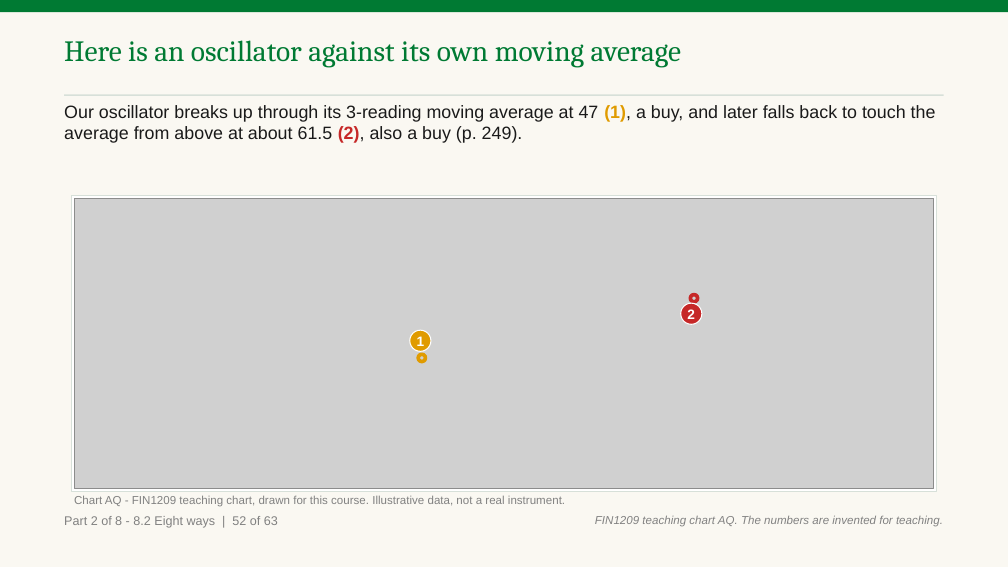
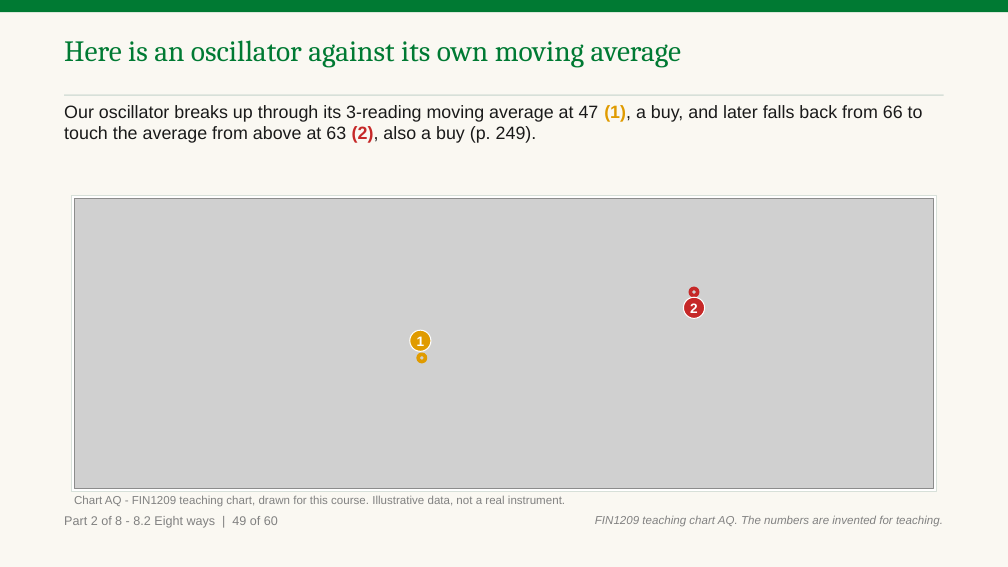
Before and after one commit to benjiesotelo-sudo/Telos_FIN1209, a slide deck: slide 107 of chapter-08/FIN1209-Chapter-08-Student-Edition.pptx (slide 108 before the commit). Drawn at 1008x567 pixels with LibreOffice and Linux fonts; fonts in the diff are those of the drawing; grey boxes stand for pictures. Boxes give left, top, right and bottom in pixels: in the first picture for what was removed or moved away, otherwise in the second. Text is boxed around its words. In the diff, an @@ line names an element or a change of style, - is before the commit and + after.

Commit message:
Chapter 8 Part A read 3: one fix round

```diff
--- a/chapter-08/FIN1209-Chapter-08-Student-Edition.pptx
+++ b/chapter-08/FIN1209-Chapter-08-Student-Edition.pptx
@@ text at (x1=64, y1=105, x2=923, y2=143): text changed @@
-Our oscillator breaks up through its 3-reading moving average at 47 (1), a buy, and later falls back to touch the average from above at about 61.5 (2), also a buy (p. 249).
+Our oscillator breaks up through its 3-reading moving average at 47 (1), a buy, and later falls back from 66 to touch the average from above at 63 (2), also a buy (p. 249).
@@ ellipse "2" moved from (x1=681, y1=303, x2=702, y2=324) to (x1=684, y1=297, x2=705, y2=318) @@
@@ ellipse moved from (x1=690, y1=295, x2=698, y2=302) to (x1=690, y1=289, x2=698, y2=296) @@
@@ text at (x1=64, y1=516, x2=278, y2=528): text changed @@
-Part 2 of 8 - 8.2 Eight ways | 52 of 63
+Part 2 of 8 - 8.2 Eight ways | 49 of 60
```
Also in this commit, not shown: 112 other slides changed, 1 slide removed, 5 other files.
